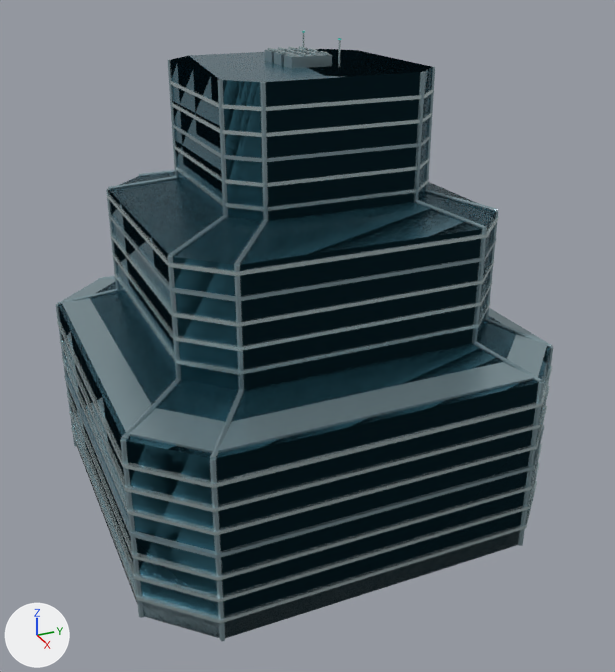
The FBX model Assets/AfterSignal/Resources/WorldAssets/FutureArchitecture/Cascade.fbx as it was, and as the next commit left it.
Before and after are seen from a 50 mm lens placed at (1.736, -0.737, 1.249), pointed at (0.066, 0.015, 0.414). The axes (+X, +Y, +Z) are drawn at lower left. The lights are the same throughout. The older version comes first. Objects named as collision shapes, trigger or cutter boxes, shadow casters or lower levels of detail are left out. Where no turn or scale is listed for an object, it has been applied to the vertices.

Names of what the first picture shows: 'Near FutureGlass', 'Near FutureMetal', 'Near FutureShell'.
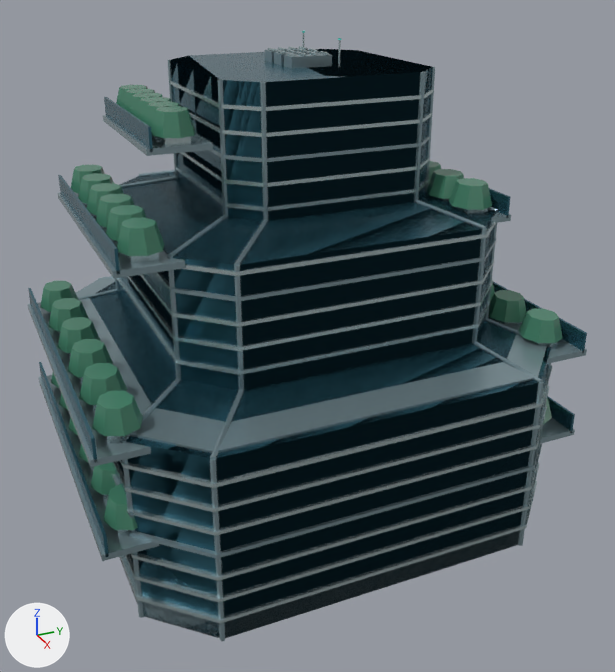
What differs and where, as boxes (x1, y1, x2, y2) in the pictures (615 x 672 px):
'Near FutureGlass', reshaped (13% wider): before (58, 49, 551, 637); after (28, 49, 587, 638)
'Near FutureShell', reshaped (12% wider): before (56, 48, 553, 641); after (28, 48, 587, 641)
'Near FutureMetal', reshaped: before (57, 33, 552, 623); after (49, 33, 558, 623)
'Near FutureLeaf', added: after (40, 85, 563, 530)
part 1 of me_curtain_wall_003, added: after (39, 362, 109, 557)
part 2 of me_curtain_wall_003, added: after (547, 396, 575, 433)
part 3 of me_curtain_wall_003, added: after (28, 288, 97, 463)
part 4 of me_curtain_wall_003, added: after (493, 281, 587, 353)
part 5 of me_curtain_wall_003, added (cyan): after (58, 175, 120, 274)
part 6 of me_curtain_wall_003, added: after (489, 188, 510, 218)
part 7 of me_curtain_wall_003, added (cyan): after (104, 97, 153, 152)
part 8 of me_recessed_slab_edge_021, added: after (38, 375, 159, 561)
part 9 of me_recessed_slab_edge_021, added: after (540, 418, 575, 444)
part 10 of me_recessed_slab_edge_021, added: after (28, 302, 151, 467)
part 11 of me_recessed_slab_edge_021, added: after (519, 324, 587, 364)
part 12 of me_recessed_slab_edge_021, added: after (58, 192, 185, 279)
part 13 of me_recessed_slab_edge_021, added (mostly hidden): after (492, 212, 511, 223)
part 14 of me_recessed_slab_edge_021, added: after (103, 115, 213, 156)
part 15 of me_recessed_slab_edge_018, added (mostly hidden): after (105, 430, 137, 442)
part 16 of me_recessed_slab_edge_018, added (mostly hidden): after (498, 320, 523, 325)
part 17 of me_recessed_slab_edge_018, added (mostly hidden): after (530, 340, 558, 345)
part 18 of me_recessed_slab_edge_018, added (mostly hidden): after (124, 252, 159, 263)
part 19 of me_recessed_slab_edge_018, added (mostly hidden): after (437, 197, 488, 214)
part 20 of me_recessed_slab_edge_018, added (mostly hidden): after (151, 132, 191, 146)

Diff of the bpy script that builds the scene:
```diff
--- a/Assets/AfterSignal/Resources/WorldAssets/FutureArchitecture/Cascade.fbx.py
+++ b/Assets/AfterSignal/Resources/WorldAssets/FutureArchitecture/Cascade.fbx.py
@@ me_recessed_slab_edge_021 @@
-me_recessed_slab_edge_021.from_pydata(...)  # 592 vertices, 396 faces; spans x -0.497..0.497, y -0.497..0.497, z 0.0..1.025
+me_recessed_slab_edge_021.from_pydata(...)  # 656 vertices, 444 faces; spans x -0.497..0.497, y -0.56..0.56, z 0.0..1.025
+# me_recessed_slab_edge_021 part 8: a new loose piece, a box spanning x -0.4..0.4, y -0.56..-0.42, z 0.193..0.207, in mat_futureshell (greyish cyan #90a8af)
+# me_recessed_slab_edge_021 part 9: a new loose piece, a box spanning x -0.4..0.4, y 0.42..0.56, z 0.193..0.207, in mat_futureshell (greyish cyan #90a8af)
+# me_recessed_slab_edge_021 part 10: a new loose piece, a box spanning x -0.4..0.4, y -0.56..-0.42, z 0.403..0.417, in mat_futureshell (greyish cyan #90a8af)
+# me_recessed_slab_edge_021 part 11: a new loose piece, a box spanning x -0.4..0.4, y 0.42..0.56, z 0.403..0.417, in mat_futureshell (greyish cyan #90a8af)
+# me_recessed_slab_edge_021 part 12: a new loose piece, a box spanning x -0.398..0.218, y -0.452..-0.312, z 0.683..0.697, in mat_futureshell (greyish cyan #90a8af)
+# me_recessed_slab_edge_021 part 13: a new loose piece, a box spanning x -0.398..0.218, y 0.312..0.452, z 0.683..0.697, in mat_futureshell (greyish cyan #90a8af)
+# me_recessed_slab_edge_021 part 14: a new loose piece, a box spanning x -0.388..0.028, y -0.325..-0.185, z 0.863..0.877, in mat_futureshell (greyish cyan #90a8af)
+# other edits to the shape of me_recessed_slab_edge_021 do not show in these pictures
 me_recessed_slab_edge_021.materials.append(mat_futureshell)
@@ me_recessed_slab_edge_018 @@
-me_recessed_slab_edge_018.from_pydata(...)  # 440 vertices, 300 faces; spans x -0.497..0.497, y -0.497..0.497, z 0.003..1.06
+me_recessed_slab_edge_018.from_pydata(...)  # 824 vertices, 588 faces; spans x -0.497..0.497, y -0.517..0.518, z 0.003..1.06
+# me_recessed_slab_edge_018 part 15: a new loose piece, a box spanning x 0.29..0.35, y -0.517..-0.462, z 0.413..0.44, in mat_futuremetal (pale blue #c4d7da)
+# me_recessed_slab_edge_018 part 16: a new loose piece, a box spanning x 0.162..0.222, y 0.463..0.518, z 0.412..0.439, in mat_futuremetal (pale blue #c4d7da)
+# me_recessed_slab_edge_018 part 17: a new loose piece, a box spanning x 0.29..0.35, y 0.463..0.518, z 0.412..0.439, in mat_futuremetal (pale blue #c4d7da)
+# me_recessed_slab_edge_018 part 18: a new loose piece, a box spanning x 0.126..0.186, y -0.41..-0.355, z 0.693..0.72, in mat_futuremetal (pale blue #c4d7da)
+# me_recessed_slab_edge_018 part 19: 48 vertices added at x -0.366..0.186, y 0.355..0.41, z 0.692..0.719
+# me_recessed_slab_edge_018 part 20: 48 vertices added at x -0.376..0.016, y -0.282..-0.227, z 0.873..0.9
+# other edits to the shape of me_recessed_slab_edge_018 do not show in these pictures
 me_recessed_slab_edge_018.materials.append(mat_futuremetal)
@@ me_curtain_wall_003 @@
-me_curtain_wall_003.from_pydata(...)  # 48 vertices, 42 faces; spans x -0.49..0.49, y -0.49..0.49, z 0.0..1.0
+me_curtain_wall_003.from_pydata(...)  # 112 vertices, 90 faces; spans x -0.49..0.49, y -0.553..0.553, z 0.0..1.0
+# me_curtain_wall_003 part 1: a new loose piece, a box spanning x -0.4..0.4, y -0.553..-0.547, z 0.2..0.25, in mat_futureglass (cyan #386f81)
+# me_curtain_wall_003 part 2: a new loose piece, a box spanning x -0.4..0.4, y 0.547..0.553, z 0.2..0.25, in mat_futureglass (cyan #386f81)
+# me_curtain_wall_003 part 3: a new loose piece, a box spanning x -0.4..0.4, y -0.553..-0.547, z 0.41..0.46, in mat_futureglass (cyan #386f81)
+# me_curtain_wall_003 part 4: a new loose piece, a box spanning x -0.4..0.4, y 0.547..0.553, z 0.41..0.46, in mat_futureglass (cyan #386f81)
+# me_curtain_wall_003 part 5: a new loose piece, a box spanning x -0.398..0.218, y -0.4452..-0.4392, z 0.69..0.74, in mat_futureglass (cyan #386f81)
+# me_curtain_wall_003 part 6: a new loose piece, a box spanning x -0.398..0.218, y 0.4392..0.4452, z 0.69..0.74, in mat_futureglass (cyan #386f81)
+# me_curtain_wall_003 part 7: a new loose piece, a box spanning x -0.388..0.028, y -0.3178..-0.3118, z 0.87..0.92, in mat_futureglass (cyan #386f81)
+# other edits to the shape of me_curtain_wall_003 do not show in these pictures
 me_curtain_wall_003.materials.append(mat_futureglass)
@@ ob_near_futureleaf @@
+ob_near_futureleaf = bpy.data.objects.new('Near FutureLeaf', me_clipped_sky_garden_canopy)  # 768 vertices, 480 faces; spans x -0.399..0.373, y -0.538..0.538, z 0.225..0.945; in mat_futureleaf (green #458169)
+ob_near_futureleaf.location = (0.0, 0.0, 0.0)
```
